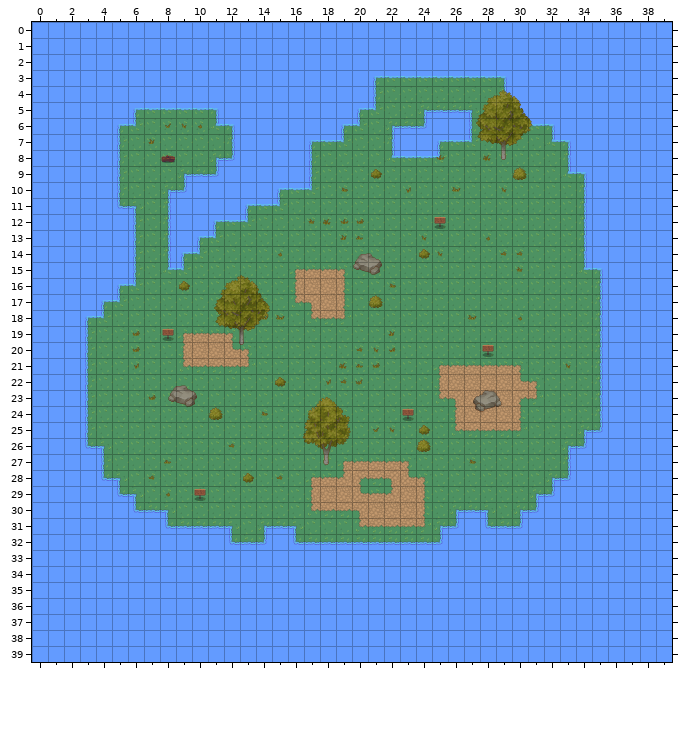
Two states of a Tiled map, space_game/res/tiled/tmx/island1.tmx. Above: the version before the commit.
Cells are 32x32 px. Shown: x 0..39, y 0..39.
New version:
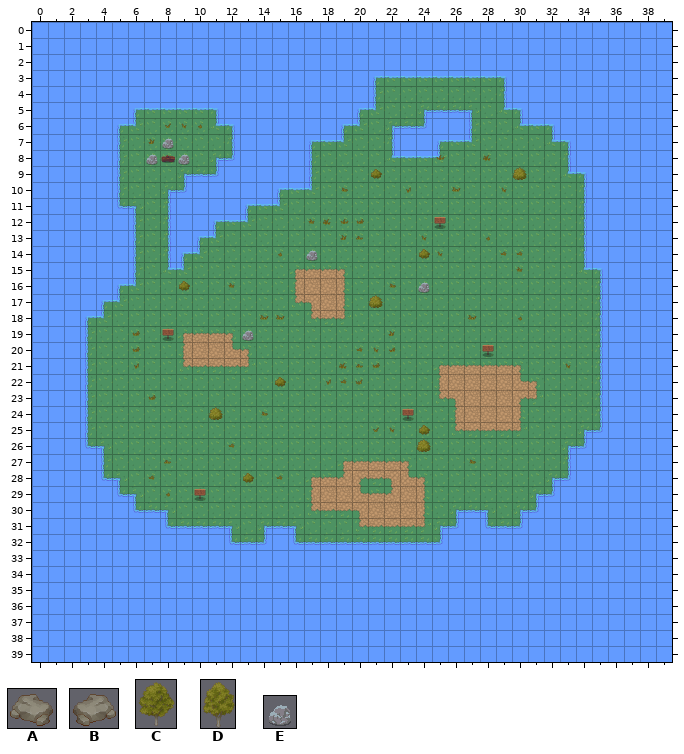
Key: from "Objects": A 1 "Rock1", B 1 flipped left-right "Rock1", C 2 "Tree1", D 3 "Tree2"; from "RPG Nature Tileset": E 22.
_ is an empty cell.
Objects are placed by their top-left corner, in cells (3,4 is the top-left corner of cell 3,4); size is 1x1 cell unless given.
Changes in this commit:
Layer "Entities":
y 7: x 8 _ -> E
y 8: x 7 _ -> E; x 9 _ -> E
y 14: x 17 _ -> E
y 16: x 24 _ -> E
y 19: x 13 _ -> E
Layer "Objects" (now hidden):
removed: C "Tree" at 27.5,4.1 size 3.9x4.7
removed: A "Rock" at 20,14.2 size 2x1.6
removed: C "Tree" at 11.1,15.6 size 3.9x4.7
removed: A "Rock" at 8.4,22.5 size 2x1.6
removed: B "Rock" at 27.4,22.8 size 2x1.6
removed: D "Tree" at 16.8,23.3 size 3.2x4.5
